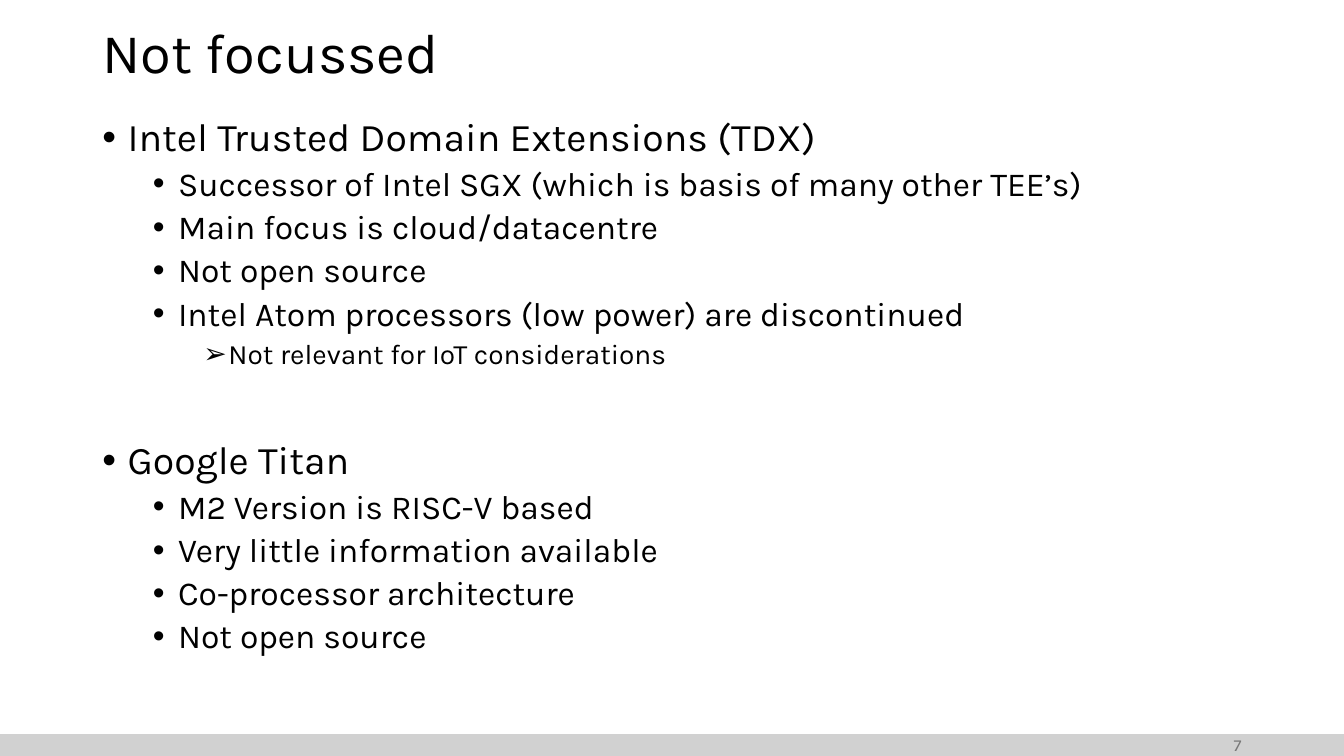
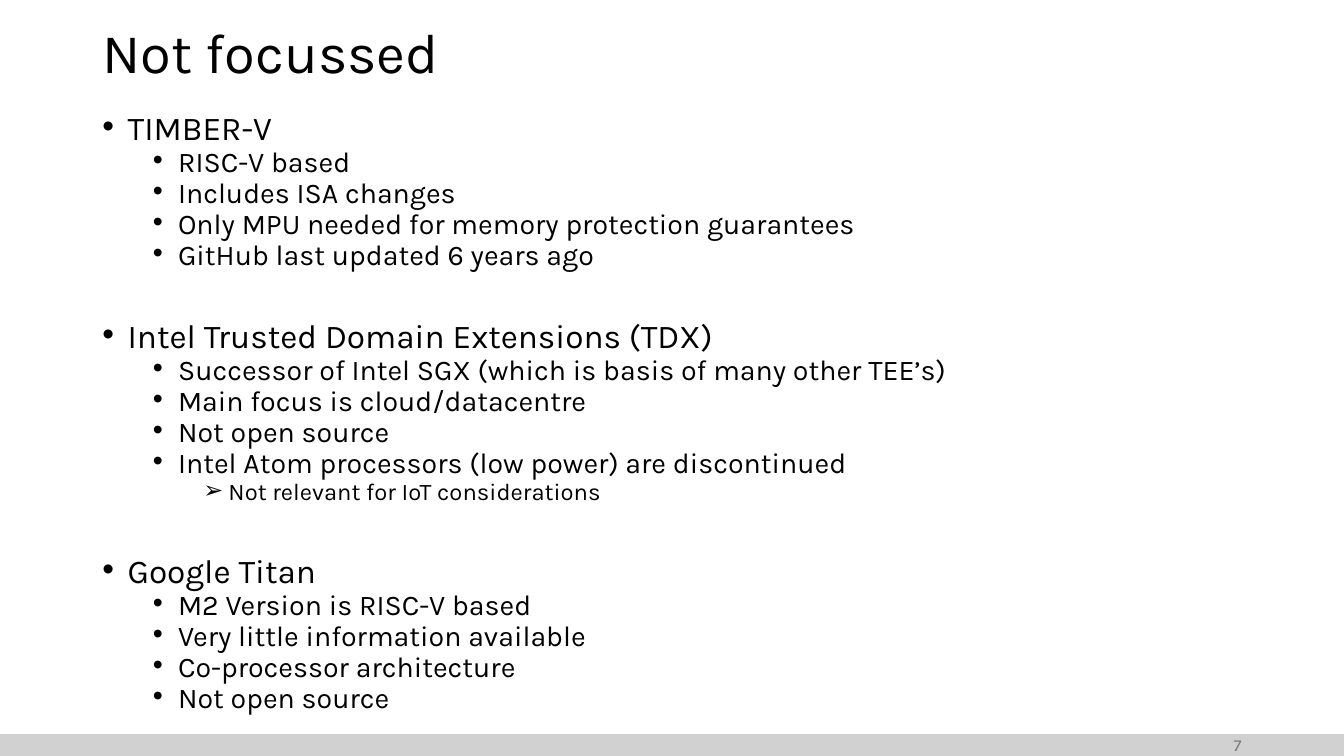
Before and after one commit to Fektper/iot_paper, a slide deck: slide 7 of midterm_presentation/presentation.pptx. Drawn at 1344x756 pixels with LibreOffice and Linux fonts; fonts in the diff are those of the drawing. Boxes give left, top, right and bottom in pixels: in the first picture for what was removed or moved away, otherwise in the second. Text is boxed around its words. In the diff, an @@ line names an element or a change of style, - is before the commit and + after.

Commit message:
Small addition to presentation

```diff
--- a/midterm_presentation/presentation.pptx
+++ b/midterm_presentation/presentation.pptx
@@ text at bbox=[128, 119, 854, 272]: paragraphs added @@
+• TIMBER-V
+  • RISC-V based
+  • Includes ISA changes
+  • Only MPU needed for memory protection guarantees
+  • GitHub last updated 6 years ago
@@ text at bbox=[128, 324, 946, 715]: size 28 to 23.8 pt in "Intel Trusted Domain Extensions (TDX)", "Google Titan"; size 24 to 20.4 pt in "Successor of Intel SGX (which is basis ...", "Main focus is cloud/datacentre", "Not open source", "Intel Atom processors (low power) are discontinued" and 4 more places; size 20 to 17 pt in "Not relevant for IoT considerations"; line spacing 0.9 to 0.7 @@
```
